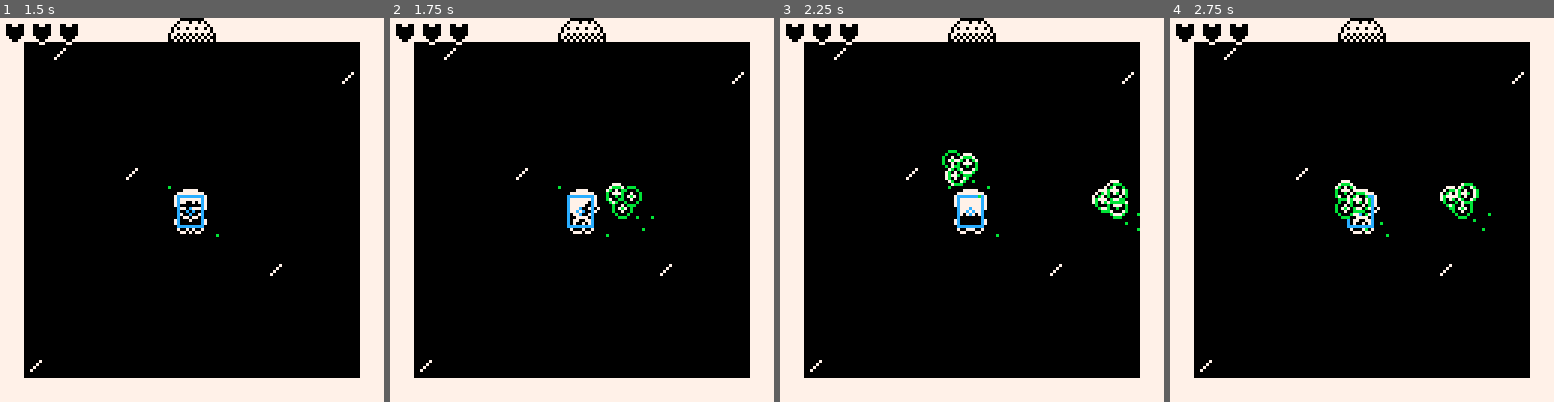
Above: before the commit, frames 1-4 (left to right).
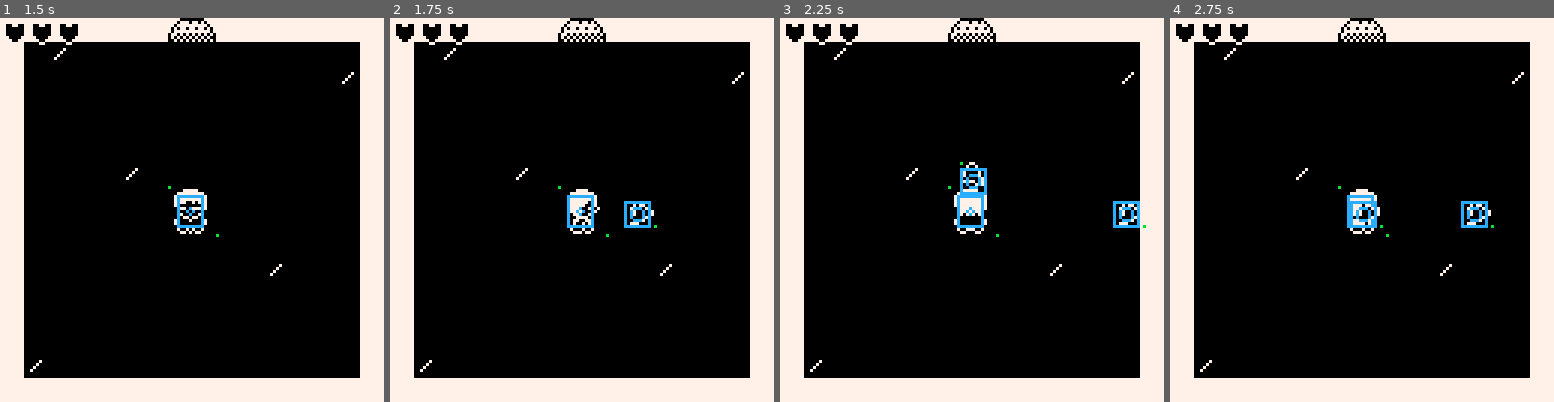
Above: after the commit, the same moments.

Repository: dresseswithpockets/bitjam3
Game: PICO-8 cartridge game.p8
Same seed, same stepped clock (60 frames per second), same inputs: the game is played once before the commit and once after it.
Inputs:
- Up to frame 1 (1.5 s): tap X (X key) at 0.33, 1.07 s; tap O (Z key) at 0.7 s
- Up to frame 2 (1.75 s): hold Right from 1.6 s (still down); tap O (Z key) at 1.7 s
- Up to frame 3 (2.25 s): tap X (X key) at 1.85 s; release Right at 2.1 s; tap O (Z key) at 2.1 s; hold Up from 2.15 s (still down)
- Up to frame 4 (2.75 s): release Up at 2.42 s; hold Right from 2.47 s (still down); tap O (Z key) at 2.5 s

Frame 1 is identical in both runs. In frame 2, 0.7% of the frame differs, in the area x 56-70%, y 42-56%; in frame 3, 1.5%, in the area x 42-96%, y 34-56%; in frame 4, 1.5%.

Commit message:
refactor lilguy to use enemy baseclass

Diff:
--- a/game.p8
+++ b/game.p8
@@ -6,7 +6,7 @@
 function ply_shoot()
  local bullet=nil
  if ply.form==1 then
-  bullet=b_multi(
+  bullet=b_linear(
    v_cpy(ply.c_center),
    v_mul(ply.sh_dir,spd_bullet),
    t_player)
@@ -34,12 +34,11 @@
 end
 
 function start_boss_enter2()
- local boss=room.boss_func(vector(7,2))
+ local boss=room.boss_func(vec(56,16))
  add(room.enemies,boss)
-	ply.tile_frac.x=4
- ply.tile_frac.y=4
- ply.tile.x=7
- ply.tile.y=11
+ boss.init()
+	ply.pos=vec(60,92)
+	ply.upd_coords()
  room_state=r_boss_enter2
  room_state_timer=room_boss_fade_time
 end
@@ -79,7 +78,7 @@
 end
 
 function goto_first_room_dir(dir)
- for _,l in ipairs(room.links) do
+ for l in all(room.links) do
   local ppos=ply.pos
   if dir==d_up or dir==d_down then
    if l.dir==dir and ppos.x>=l.door.x1-2 and ppos.x<=l.door.x2+2 then
@@ -180,6 +179,11 @@
 	  abs(o.pos.y-ent.pos.y)<=d
 	end
 
+	ent.init=function()
+	 ent.upd_coords()
+	 ent.upd_spr()
+	end
+
  ent.upd_coords=function()
   ent.c_p1=v_add(ent.pos,ent.c_off)
   ent.c_p2=v_add(ent.c_p1,ent.c_size)
@@ -200,7 +204,7 @@
   ent.flip_y=ent.s_vert_lut[ent.s_dir_idx]
  end
 
- ent.move=function()
+ function ent.move()
 	 ent.subpos=v_add(ent.subpos,ent.vel)
 
 	 local left=ent.pos.x+ent.c_off.x
@@ -253,6 +257,8 @@
 		  ent.pos.y-=1
 		 end
 	 end
+
+	 return col_left,col_right,col_up,col_down
 	end
 
  ent.draw=function()
@@ -436,6 +442,11 @@
   use_spd*=ply_spd_shoot_mult
  end
 
+ local toggle_debug=(last_keys&0b100000!=0b100000) and keys_value&0b100000==0b100000
+ if toggle_debug then
+  debug=not debug
+ end
+
  -- shift triggers transform
  ply.trans=(last_keys&0b10000!=0b10000) and keys_value&0b10000==0b10000
  if ply.trans then
@@ -477,7 +488,7 @@
  end
 
  -- updating player pos from vel
- cleft,cright,cup,cdown=ply:move()
+ cleft,cright,cup,cdown=ply.move()
 
  -- test if player touching doors
  if not room.boss then
@@ -633,23 +644,21 @@
   draw_normal()
  elseif room_state==r_boss_enter1 then
   poke(0x5f34, 0x2)
-  local pcenter=center(ply)
   local r=128*(room_state_timer-1)/room_boss_fade_time
-  circfill(pcenter.x,pcenter.y,r,0x1800)
+  circfill(ply.s_center.x,ply.s_center.y,r,0x1800)
   poke(0x5f34, 0x0)
-  circ(pcenter.x,pcenter.y,r,7)
+  circ(ply.s_center.x,ply.s_center.y,r,7)
  elseif room_state==r_boss_enter2 then
   cls()
   draw_boss_room()
   draw_enemies()
-  ply:draw()
+  ply.draw()
   draw_ply_hp()
   poke(0x5f34, 0x2)
-  local pcenter=center(ply)
   local r=128*(room_boss_fade_time-room_state_timer)/room_boss_fade_time
-  circfill(pcenter.x,pcenter.y,r,0x1800)
+  circfill(ply.s_center.x,ply.s_center.y,r,0x1800)
   poke(0x5f34, 0x0)
-  circ(pcenter.x,pcenter.y,r,7)
+  circ(ply.s_center.x,ply.s_center.y,r,7)
  end
 end
 
@@ -964,8 +973,8 @@
 
 function topleft(ent)
  local v=vector(
-  ent.tile.x*8+ent.tile_frac.x,
-  ent.tile.y*8+ent.tile_frac.y)
+  ent.pos.x,
+  ent.pos.y)
  if ent.spr_off then
   v=v_add(v,ent.spr_off)
  end
@@ -1029,12 +1038,26 @@
  b.pos=v_sub(v_add(v_flr(pos),v_half),vec(3.5,3.5))
  b.vel=vel
  b.team=team
- b.lifetime=lifetime
+ b.lifetime=lifetime or 0
  b.rate_mult=1
  b.dmg_mult=1
 
  b.update=function()
+  if b.lifetime==-1 then
+   return false
+  end
   b.move()
+  if b.lifetime>0 then
+   b.lifetime-=1
+   if b.lifetime==0 then
+    -- mark this bullet to be
+    -- deleted next frame. we
+    -- do this so that it still
+    -- has a chance to dmg other
+    -- entities/the player
+    b.lifetime=-1
+   end
+  end
   return true
  end
 
@@ -1092,7 +1115,7 @@
  b.multi_cnt=3
  b.buls={}
 
- b.update=function()
+ function b.update()
 	 if #b.buls!=b.multi_cnt then
 	  b.buls={}
 	  for i=1,b.multi_cnt do
@@ -1112,7 +1135,7 @@
   return true
  end
 
- b.circ=function(o)
+ function b.circ(o)
 	 for _,bul in ipairs(b.buls) do
 	  local min_d=b.c_rad+o.c_rad
 	  if o.near(bul) then
@@ -1126,7 +1149,7 @@
 	 return false
  end
 
- b.draw=function()
+ function b.draw()
   for bul in all(b.buls) do
    sspr(
 	   b.use_sx,b.use_sy,
@@ -1134,13 +1157,6 @@
 	   bul.sprpos.x,bul.sprpos.y,
 	   b.s_size.x,b.s_size.y)
 	  if debug then
-	   -- draw top left, bottom right
-	   pset(bul.pos.x,bul.pos.y,11)
-	   pset(
-	   	bul.pos.x+b.s_size.x,
-	   	bul.pos.y+b.s_size.y,
-	   	11)
-	   -- draw radius
 	   circ(bul.pos.x,bul.pos.y,b.c_rad)
 	  end
   end
@@ -1558,9 +1574,21 @@
  e.pos=pos
  e.health=health
 
- e.dmg=function(n)
+ function e.dmg(n)
   e.health-=n
  	return e.health>0
+ end
+
+ function e.shoot_ply()
+  shoot_multi(
+  	e.c_center,
+   v_dir(e.c_center,ply.c_center),
+  	e.shot_arc,
+  	e.shot_count,
+  	e.shot_start_radius,
+  	e.shot_life,
+  	e.shot_spd,
+  	e.shot_fac)
  end
 
  return e
@@ -1666,11 +1694,11 @@
  e.pre_shot_delay=30
 
  -- 3/4 pi radians
- e.shot_arc=0.375
- e.shot_count=5
+ e.shot_arc=0.1
+ e.shot_count=4
  e.shot_start_radius=8
- e.shot_life=15
- e.shot_spd=2.25
+ e.shot_life=12
+ e.shot_spd=4
 
  e.next_shot_timer=0
  e.pre_shot_timer=0
@@ -1724,18 +1752,6 @@
 	 end
  end
 
- function e.shoot_ply()
-  shoot_multi(
-  	e.c_center,
-   v_dir(e.c_center,ply.c_center),
-  	e.shot_arc,
-  	e.shot_count,
-  	e.shot_start_radius,
-  	e.shot_life,
-  	e.shot_spd,
-  	e.shot_fac)
- end
-
  return e
 end
 
@@ -1743,71 +1759,65 @@
 	return a+(b-a)*t
 end
 
-function e_boss_lilguy(tile)
- local self={
-  tile=tile,
-  tile_frac=v_cpy(v_zero),
-  -- drawing
-  sx=88,sy=16,
-  spr_size=vector(16,16),
-  -- collision
-  radius=13,
-  ox=1.5,oy=1.5,
-  w=13,h=13,
-
-  health=500,
-
-  -- lilguy
-  -- left-right movement
-  bound_l=8,
-  bound_r=104,
-  tx_time_min=12,
-  tx_time_max=120,
-  -- firing
-  shot_arc=0.2,
-  shot_count=3,
-  shot_start_radius=1,
-  shot_life=0,
-  shot_spd=0.6,
-  shot_fac=b_multi,
-  shoot_timer=80,
-  shoot_time=90,
- }
-
- self.last_tx=center(self).x
- self.next_tx=rnd(self.bound_r-self.bound_l)+self.bound_l
- self.tx_time=flr(rnd(self.tx_time_max-self.tx_time_min)+self.tx_time_min)
- self.tx_timer=self.tx_time
-
- function self.update()
+function e_boss_lilguy(pos)
+ local e=enemy(
+  pos,
+  13,
+  vec(1.5,1.5),
+  vec(13,13),
+  -- spr can be either 5 or 6
+  vec(88,16),
+  vec(16,16),
+  500) -- health
+
+ -- lilguy
+ -- left-right movement
+ e.bound_l=8
+ e.bound_r=104
+ e.tx_time_min=12
+ e.tx_time_max=120
+ -- firing
+ e.shot_arc=0.2
+ e.shot_count=3
+ e.shot_start_radius=1
+ e.shot_life=0
+ e.shot_spd=0.6
+ e.shot_fac=b_multi
+ e.shoot_timer=80
+ e.shoot_time=90
+
+ e.last_tx=e.pos.x
+ e.next_tx=rnd(e.bound_r-e.bound_l)+e.bound_l
+ e.tx_time=flr(rnd(e.tx_time_max-e.tx_time_min)+e.tx_time_min)
+ e.tx_timer=e.tx_time
+
+ function e.update()
   local x=lerp(
-   self.next_tx,
-   self.last_tx,
-   self.tx_timer/self.tx_time)
-  self.tile.x=x\8
-  self.tile_frac.x=x%8
-  self.tx_timer-=1
-  if self.tx_timer==0 then
-   self.last_tx=self.next_tx
-   self.next_tx=rnd(self.bound_r-self.bound_l)+self.bound_l
-   self.tx_time=flr(rnd(self.tx_time_max-self.tx_time_min)+self.tx_time_min)
-   self.tx_timer=self.tx_time
+   e.next_tx,
+   e.last_tx,
+   e.tx_timer/e.tx_time)
+  e.pos.x=x
+  e.tx_timer-=1
+  if e.tx_timer==0 then
+   e.last_tx=e.next_tx
+   e.next_tx=rnd(e.bound_r-e.bound_l)+e.bound_l
+   e.tx_time=flr(rnd(e.tx_time_max-e.tx_time_min)+e.tx_time_min)
+   e.tx_timer=e.tx_time
   end
-  self.shoot_timer-=1
-  if self.shoot_timer==0 then
-   self:shoot_ply()
-   self.shoot_timer=self.shoot_time
+  e.shoot_timer-=1
+  if e.shoot_timer==0 then
+   e.shoot_ply()
+   e.shoot_timer=e.shoot_time
   end
-	 if aabb(self,ply) then
+
+  e.upd_coords()
+  e.upd_spr()
+	 if e.aabb(ply) then
 	  dmg_ply()
 	 end
  end
 
- self.shoot_ply=e_shoot_ply(self)
- self.draw=e_draw_func(self)
- self.dmg=e_dmg_func(self)
-
- return self
+ return e
 end
 
 function shoot_multi(pos,dir,arc,n,r,lt,spd,b_fac)
@@ -1817,54 +1827,13 @@
  for i=1,n do
   dir=v_rot(dir,bul_arc)
   local bpos=v_add(pos,v_mul(dir,r))
-  local btile=v_divi(bpos,8)
-  local btile_frac=v_mod(bpos,8)
   local bullet=b_fac(
-   btile,
-   btile_frac,
+   pos,
    v_mul(dir,spd),
    t_enemy,
    lt)
-  bullet.base_spr=3
-  bullet.use_spr_lut=false
+  bullet.init()
   add(bullets,bullet)
- end
-end
-
-function e_shoot_ply(e)
- return function()
-  local ecenter=center(e)
-  shoot_multi(
-  	ecenter,
-   v_dir(ecenter,center(ply)),
-  	e.shot_arc,
-  	e.shot_count,
-  	e.shot_start_radius,
-  	e.shot_life,
-  	e.shot_spd,
-  	e.shot_fac)
- end
-end
-
-function e_draw_func(e)
- return function()
-  local xy=v_add(v_flr(topleft(e)), v_half)
-	 local flip_x=xy.x<topleft(ply).x
-	 sspr(
-	 	e.sx,e.sy,
-	 	e.spr_size.x,e.spr_size.y,
-	 	xy.x,xy.y,
-	 	e.spr_size.x,e.spr_size.y,
-	 	flip_x,false)
-	 local r1,r2=ent_rect(e)
-	 rect(r1.x,r1.y,r2.x,r2.y,9)
- end
-end
-
-function e_dmg_func(e)
- return function(n)
- 	e.health-=n
- 	return e.health>0
  end
 end
 
